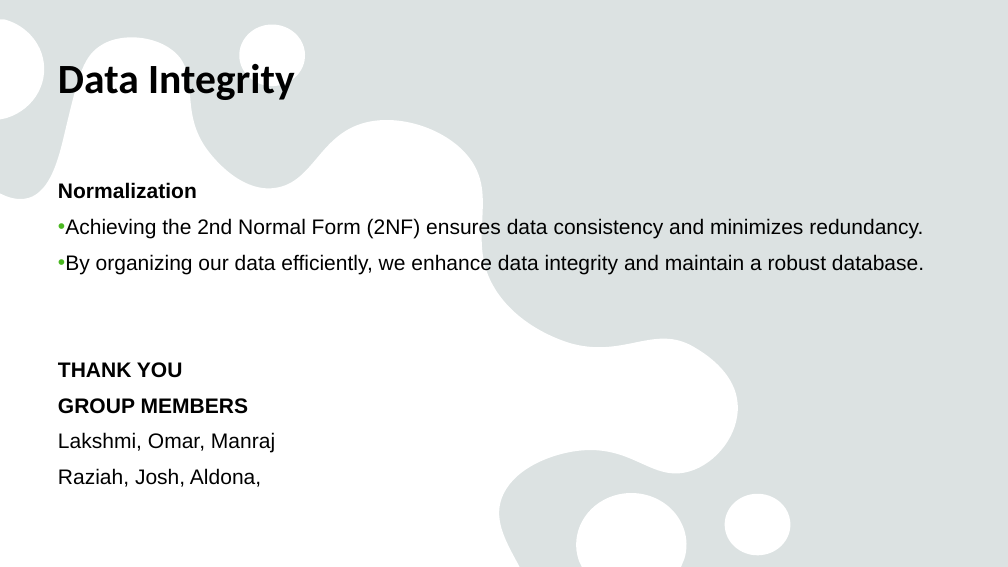
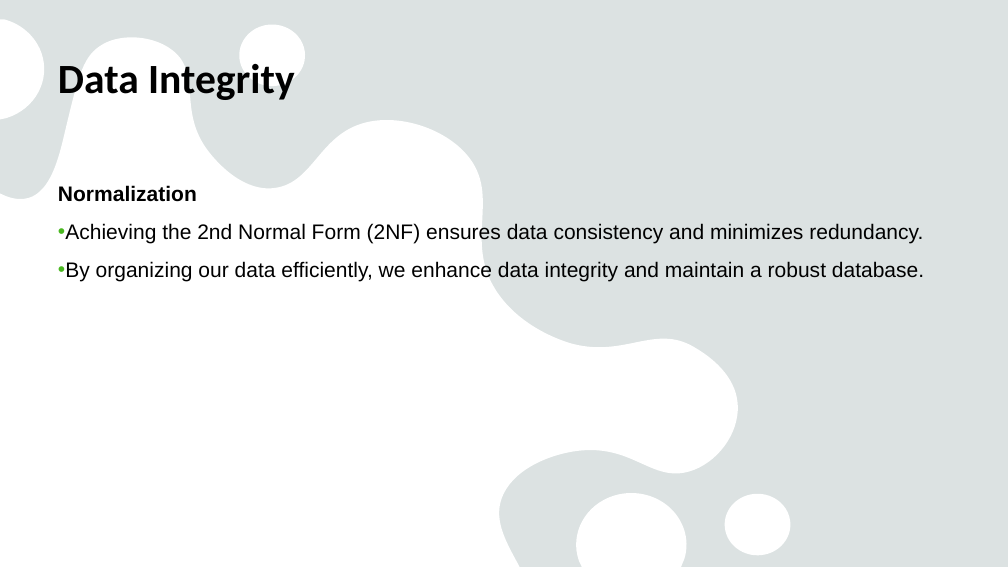
Before and after one commit to RaziahQMwawanga/RaziahBootCamp24, a slide deck: slide 6 of SQL/SQL Presentation.pptx. Drawn at 1008x567 pixels with LibreOffice and Linux fonts; fonts in the diff are those of the drawing. Boxes give left, top, right and bottom in pixels: in the first picture for what was removed or moved away, otherwise in the second. Text is boxed around its words. In the diff, an @@ line names an element or a change of style, - is before the commit and + after.

```diff
--- a/SQL/SQL Presentation.pptx
+++ b/SQL/SQL Presentation.pptx
@@ text "Normalization" at (x1=58, y1=185, x2=924, y2=282): line spacing 1 to 1.1 @@
@@ text at (x1=58, y1=362, x2=275, y2=487): paragraphs removed @@
-THANK YOU
-GROUP MEMBERS
-Lakshmi, Omar, Manraj
-Raziah, Josh, Aldona,
```
Also in this commit, not shown: 3 other slides changed, 1 slide added, 8 other files.
